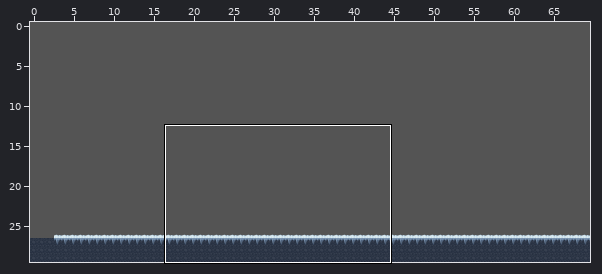
Tiled map: res/level/icecave/icecave.tmx. The picture above shows the old version from afar; the outline marks the close-up.
Close-up. Earlier state:
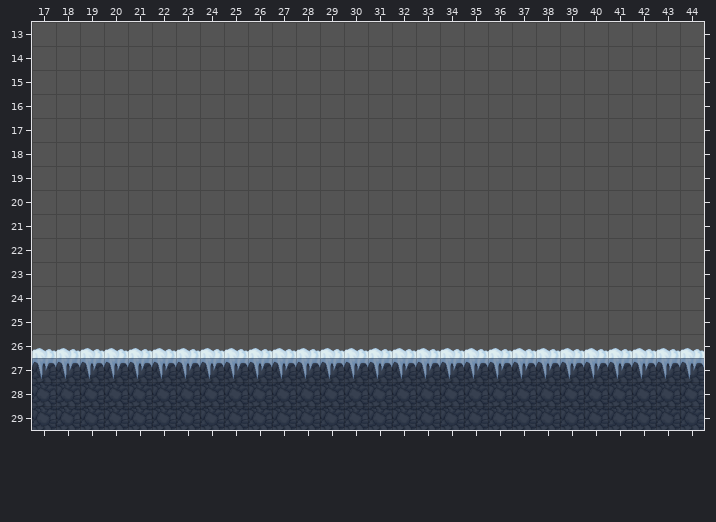
Cells are 50x50 px. Shown: x 17..44, y 13..29. The commit also changed other parts of the map, which this record leaves out.
After the commit:
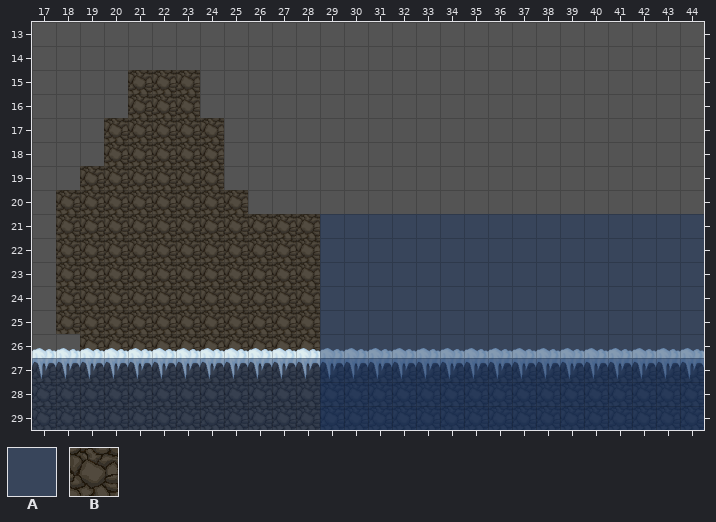
Key: from "tileset_level_icecave": A 0, B 144.
_ is an empty cell.
See-through tiles are keyed as they look on the map.
Change:
Changed rows in their new state; . is an unchanged cell.
Layer "BG 1":
first column x 18:
15 ...BBB.....
16 ...BBB.....
17 ..BBBBB....
18 ..BBBBB....
19 .BBBBBB....
20 BBBBBBBB...
21 BBBBBBBBBBB
22 BBBBBBBBBBB
23 BBBBBBBBBBB
24 BBBBBBBBBBB
25 BBBBBBBBBBB
26 .BBBBBBBBBB
Layer "fluid":
first column x 29:
21 AAAAAAAAAAAAAAAA
22 AAAAAAAAAAAAAAAA
23 AAAAAAAAAAAAAAAA
24 AAAAAAAAAAAAAAAA
25 AAAAAAAAAAAAAAAA
26 AAAAAAAAAAAAAAAA
27 AAAAAAAAAAAAAAAA
Where, in picture pixels (left, top, right, bottom), the same in both close-ups:
added: (56, 70, 704, 382)
